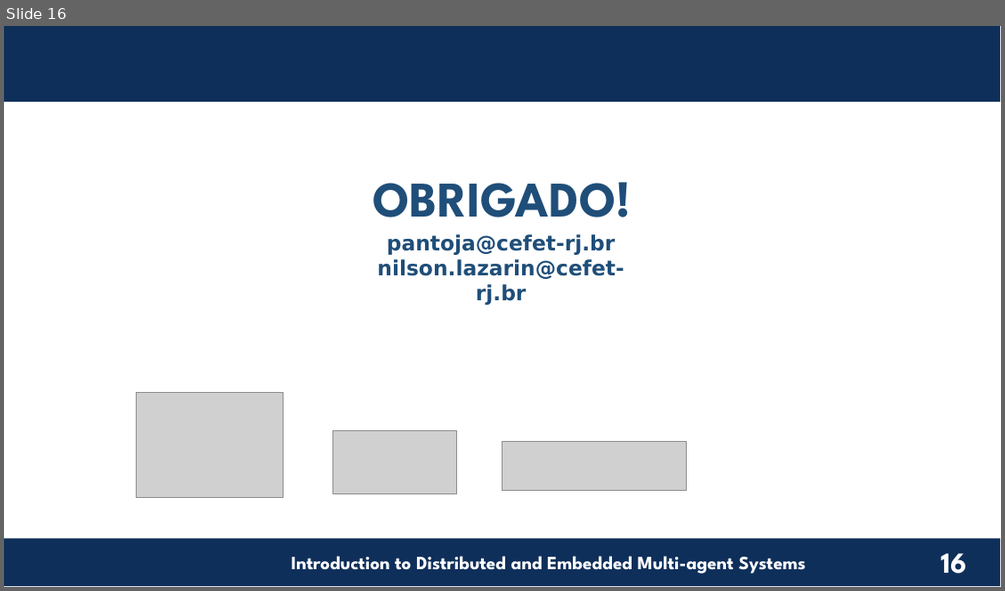
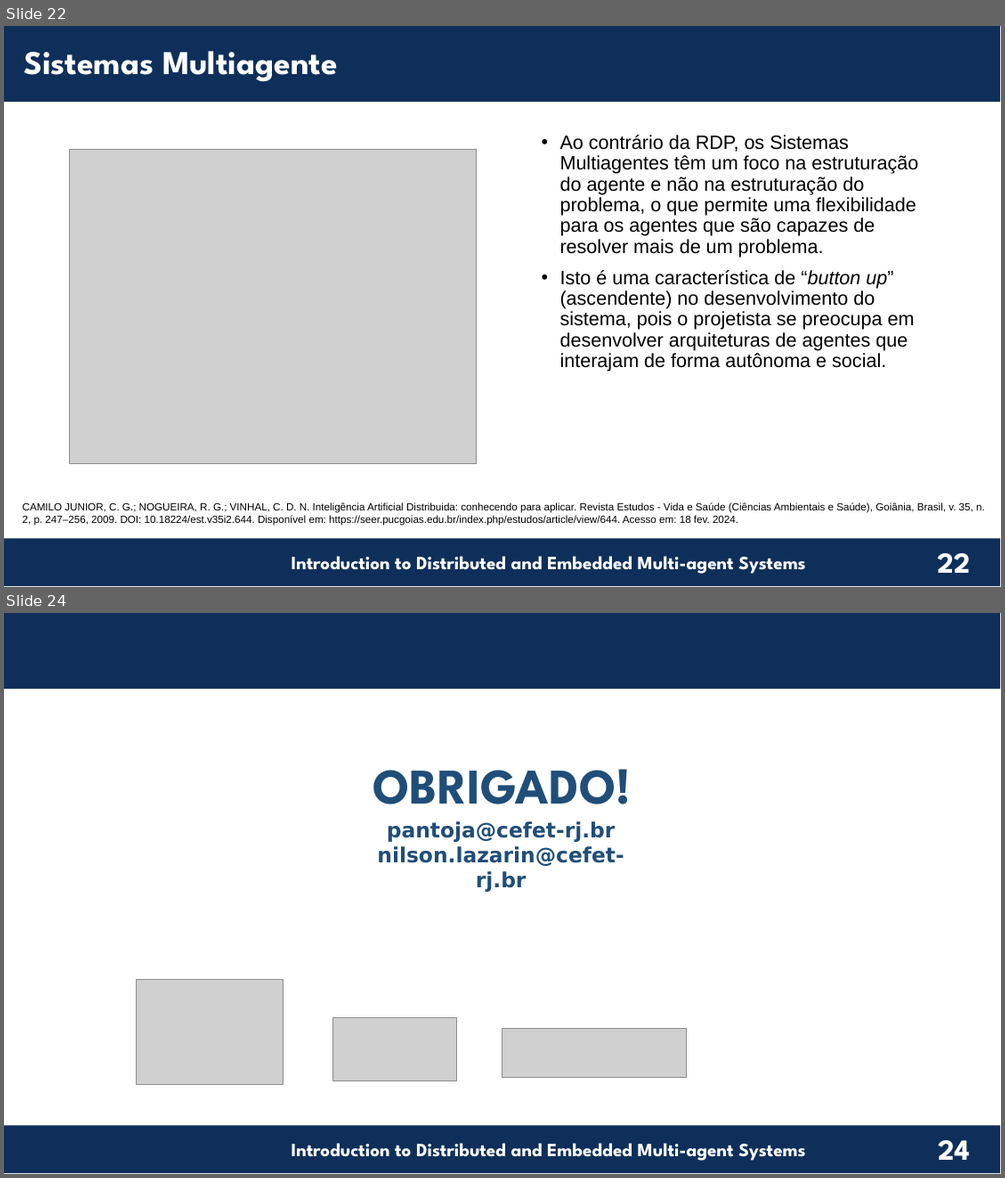
Before and after one commit to chon-group/distributedAndEmbeddedAI, a slide deck: course/01-Introduction/Introduction_20240217.odp. Shown one above the other, each under a label of ours: slide 16 before the commit, slides 22 and 24 after it; the slides between them are not shown. The pictures are 1005x591 and 1005x1178 pixels, drawn with LibreOffice and Linux fonts; fonts in the diff are those of the drawing; grey boxes stand for pictures; background and template pictures are left out. Boxes give left, top, right and bottom in pixels: in the first picture for what was removed or moved away, otherwise in the second. Text is boxed around its words. In the diff, an @@ line names an element or a change of style, - is before the commit and + after.

```diff
--- a/course/01-Introduction/Introduction_20240217.odp
+++ b/course/01-Introduction/Introduction_20240217.odp
@@ slide 22 added at (x1=4, y1=26, x2=1001, y2=587), background #FFFFFF; not listed: 4 template elements that a slide beside it also shows @@
@@ text added at (x1=24, y1=51, x2=338, y2=82), 32 pt, text #FFFFFF, bold @@
+Sistemas Multiagente
@@ picture added at (x1=70, y1=150, x2=477, y2=464) @@
@@ text added at (x1=560, y1=135, x2=918, y2=371), 18.5 pt, text #000000 @@
+• Ao contrário da RDP, os Sistemas Multiagentes têm um foco na estruturação do agente e não na estruturação do problema, o que permite uma flexibilidade para os agentes que são capazes de resolver mais de um problema.
+• Isto é uma característica de “button up” (ascendente) no desenvolvimento do sistema, pois o projetista se preocupa em desenvolver arquiteturas de agentes que interajam de forma autônoma e social.
@@ text added at (x1=23, y1=502, x2=985, y2=525), 10 pt, text #000000 @@
+CAMILO JUNIOR, C. G.; NOGUEIRA, R. G.; VINHAL, C. D. N. Inteligência Artificial Distribuida: conhecendo para aplicar. Revista Estudos - Vida e Saúde (Ciências Ambientais e Saúde), Goiânia, Brasil, v. 35, n. 2, p. 247–256, 2009. DOI: 10.18224/est.v35i2.644. Disponível em: https://seer.pucgoias.edu.br/index.php/estudos/article/view/644. Acesso em: 18 fev. 2024.
@@ what was slide 16 is now slide 24 @@
@@ page number at (x1=938, y1=1140, x2=970, y2=1159): text changed @@
-16
+24
```
Also in this commit, not shown: 7 other slides added, 2 other files.
